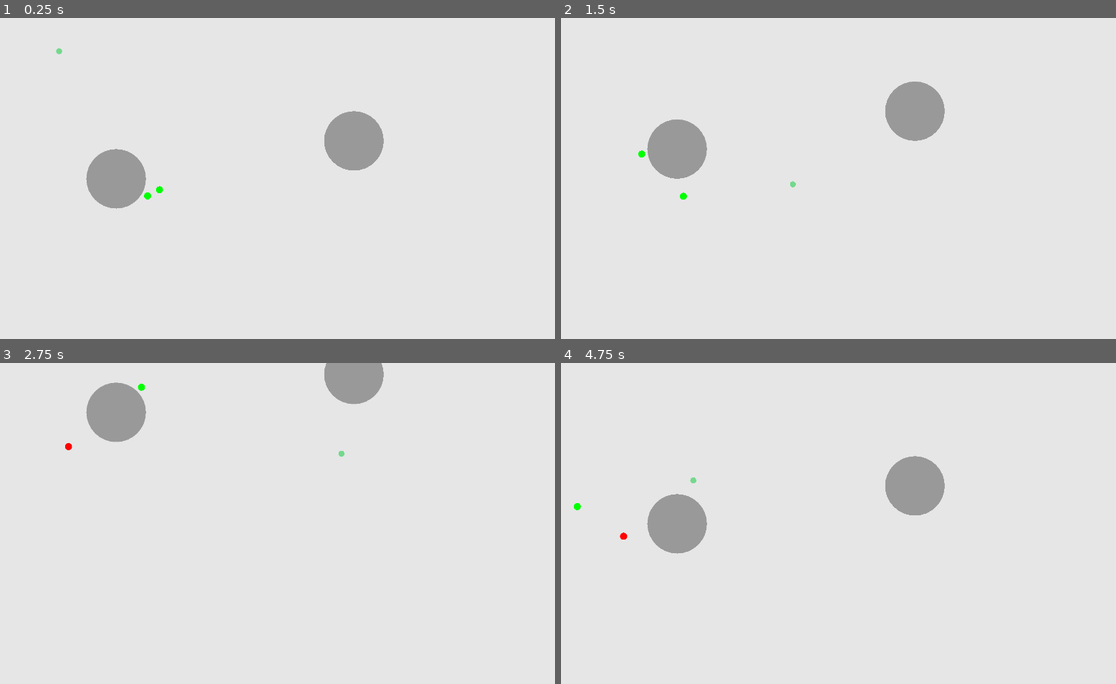
Above: before the commit, frames 1-4 (two rows, left to right).
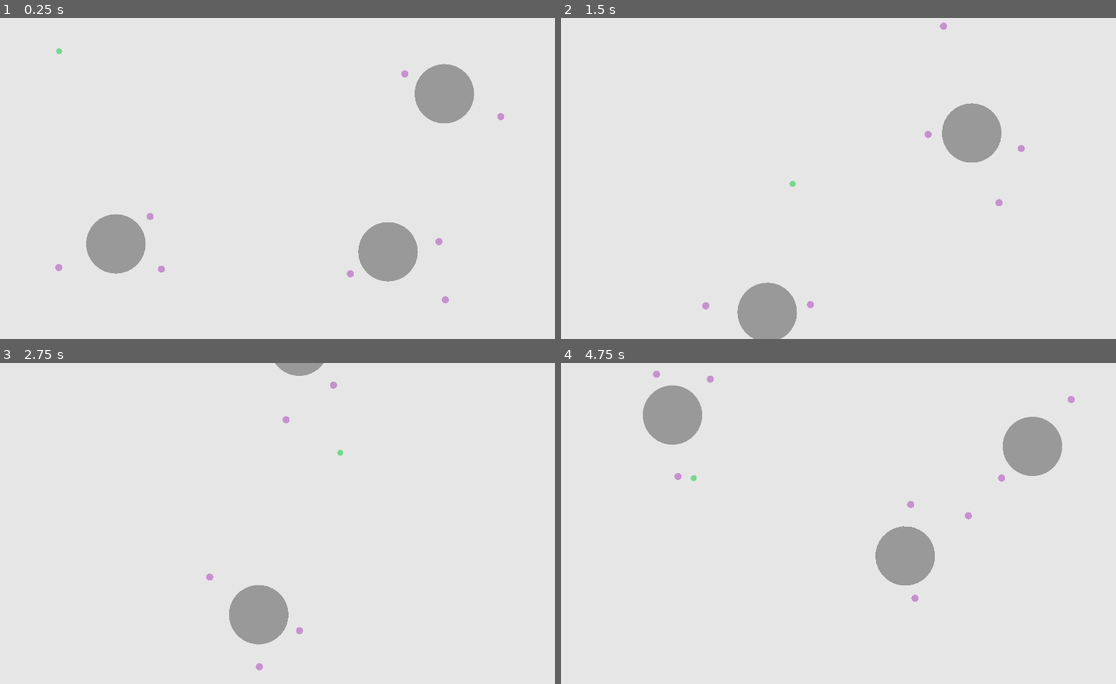
Above: after the commit, the same moments.

Repository: JRileyH/blips
Game: Godot game, scene res://Game.tscn
The game is run twice, just before and just after one commit, with the same random seed, the same clock (stepped at 60 frames per second) and the same inputs.
Inputs (mouse positions are in pixels of both pictures, inside the frame that each line leads up to):
- Up to frame 1 (0.25 s): no input
- Up to frame 2 (1.5 s): move the mouse to (971, 162) at 0.52 s; hold E (rotate_right) 0.53-1.28 s; move the mouse to (733, 194) at 1.27 s; hold S (move_down) from 1.28 s (still down)
- Up to frame 3 (2.75 s): move the mouse to (344, 452) at 2.02 s; release S (move_down) at 2.03 s; hold E (rotate_right) from 2.03 s (still down)
- Up to frame 4 (4.75 s): move the mouse to (816, 587) at 2.77 s; release E (rotate_right) at 2.78 s; hold W (move_up) 2.78-3.53 s; move the mouse to (1016, 571) at 3.52 s; hold Q (rotate_left) from 3.53 s (still down); tap Space (reset) at 4.15 s; move the mouse to (677, 475) at 4.27 s

The runs differ from the first frame. In frame 1, 8.0% of the frame differs, in the area x 9-91%, y 14-89%; in frame 2, 6.4%; in frame 3, 4.7%; in frame 4, 8.0%, in the area x 2-93%, y 2-75%.

Commit message:
got some trasfer code working

Diff:
--- a/Game.gd
+++ b/Game.gd
@@ -1,35 +1,11 @@
 extends Node
 
 var timer: float = 0.0
-onready var planet: Planet = get_node("Planet")
-onready var planet2: Planet = get_node("Planet2")
-onready var blip: Blip = get_node("Planet/Blip")
-onready var blip2: Blip = get_node("Planet/Blip2")
 
 func _ready():
 	# Input.set_mouse_mode(Input.MOUSE_MODE_HIDDEN)
-	blip.attach(planet)
-	blip.angular_velocity = 1
-	blip2.attach(planet)
-	blip2.angular_velocity = 2
 	pass
 
 func _process(delta):
 	timer += delta
-	if timer > 2:
-		timer = 0.0
-		if not blip.orbit:
-			blip.attach(planet)
-		else:
-			blip.detach()
-
-func _input(event):
-	if event.is_action_pressed("rotate_left"):
-		blip.set_distance(-10)
-	elif event.is_action_pressed("rotate_right"):
-		blip.set_distance(10)
-	elif event.is_action_pressed("reset"):
-		if blip2.target == planet:
-			blip2.set_target(planet2)
-		elif blip2.target == planet2:
-			blip2.set_target(planet)
+	pass
--- a/Game.tscn
+++ b/Game.tscn
@@ -1,24 +1,45 @@
 [gd_scene load_steps=5 format=2]
 
 [ext_resource path="res://Game.gd" type="Script" id=1]
-[ext_resource path="res://Inspectables/Planet.tscn" type="PackedScene" id=2]
+[ext_resource path="res://Things/Bloid.tscn" type="PackedScene" id=2]
 [ext_resource path="res://Inspector.tscn" type="PackedScene" id=3]
-[ext_resource path="res://Inspectables/Blip.tscn" type="PackedScene" id=4]
+[ext_resource path="res://Things/Blip.tscn" type="PackedScene" id=4]
 
 [node name="Game" type="Node2D"]
 script = ExtResource( 1 )
 
 [node name="Planet" parent="." instance=ExtResource( 2 )]
-position = Vector2( 392.786, 541.04 )
+position = Vector2( 391.786, 760.04 )
 
 [node name="Blip" parent="Planet" instance=ExtResource( 4 )]
-position = Vector2( 150, 0 )
+position = Vector2( 169.5, 44.5 )
 
 [node name="Blip2" parent="Planet" instance=ExtResource( 4 )]
-position = Vector2( 120, 0 )
+position = Vector2( 88.5, -118 )
+
+[node name="Blip3" parent="Planet" instance=ExtResource( 4 )]
+position = Vector2( -166, 124.5 )
 
 [node name="Planet2" parent="." instance=ExtResource( 2 )]
-position = Vector2( 1190.57, 413.518 )
+position = Vector2( 1494.07, 255.018 )
+
+[node name="Blip" parent="Planet2" instance=ExtResource( 4 )]
+position = Vector2( -145, -32 )
+
+[node name="Blip2" parent="Planet2" instance=ExtResource( 4 )]
+position = Vector2( 202.5, 27.5 )
+
+[node name="Planet3" parent="." instance=ExtResource( 2 )]
+position = Vector2( 1305, 786.5 )
+
+[node name="Blip" parent="Planet3" instance=ExtResource( 4 )]
+position = Vector2( 157, -75.5 )
+
+[node name="Blip2" parent="Planet3" instance=ExtResource( 4 )]
+position = Vector2( -104, 103 )
+
+[node name="Blip3" parent="Planet3" instance=ExtResource( 4 )]
+position = Vector2( 226.5, 109 )
 
 [node name="Inspector" parent="." instance=ExtResource( 3 )]
 position = Vector2( 963, 540 )
--- a/Inspectables/Blip.gd
+++ /dev/null
@@ -1,62 +0,0 @@
-extends Node2D
-class_name Blip
-
-var target: Planet = null
-var orbit: Planet = null
-var angular_velocity: float = 0.0
-var linear_velocity: Vector2 = Vector2.ZERO
-var radius: float = 120.0
-
-func set_distance(amt: float):
-	if not orbit:
-		return
-	angular_velocity *= $BlipBody.position.x
-	$BlipBody.position.x += amt
-	if $BlipBody.position.x == 0:
-		angular_velocity = 1
-		return
-	angular_velocity /= $BlipBody.position.x
-
-func set_target(trg: Planet):
-	print("hey")
-	if orbit and orbit != trg:
-		detach()
-	target = trg
-
-func attach(orb: Planet):
-	target = orb
-	if orbit:
-		return
-	$BlipBody.color = Color(0, 1, 0)
-	orbit = orb
-	var angle = global_position.angle_to_point(orbit.global_position)
-	var distance = global_position.distance_to(orbit.global_position)
-	global_position = orbit.global_position
-	$BlipBody.position.x = distance
-	rotation = angle
-	angular_velocity = linear_velocity.length() / distance if distance != 0 else 0
-
-func detach():
-	if not orbit:
-		return
-	$BlipBody.color = Color(1, 0, 0)
-	var angle = rotation
-	var distance = $BlipBody.position.x
-	var new_position = $BlipBody.global_position
-	rotation = 0
-	$BlipBody.position.x = 0
-	global_position = new_position
-
-	linear_velocity = Vector2.DOWN.rotated(angle) * (angular_velocity * distance)
-	orbit = null
-
-func _ready():
-	pass
-
-func _process(delta):
-	if orbit:
-		rotation += (angular_velocity * delta)
-	else:
-		if target:
-			pass
-		global_position += (linear_velocity * delta)
--- a/Inspectables/Planet.gd
+++ /dev/null
@@ -1,2 +0,0 @@
-extends Inspectable
-class_name Planet
--- a/Inspector.gd
+++ b/Inspector.gd
@@ -22,9 +22,14 @@
 
 func _process(delta):
 	position += get_move_input() * delta * 500
-	"""
 	if Input.is_action_pressed("reset"):
 		rotation = 0.0
 	else:
 		rotation += get_rotation_input() * delta
-	"""
+
+func _input(event):
+	if event is InputEventPanGesture:
+		var new_zoom = $Camera2D.zoom + Vector2(event.delta.y, event.delta.y).normalized() * 0.2
+		if new_zoom.y <= 1 or new_zoom.y >= 10:
+			return
+		$Camera2D.zoom = new_zoom
--- /dev/null
+++ b/Map.gd
@@ -0,0 +1,9 @@
+extends Node2D
+
+
+
+var bloids: Array = []
+var blips: Array = []
+
+func _ready():
+	pass
--- /dev/null
+++ b/Map.tscn
@@ -0,0 +1,6 @@
+[gd_scene load_steps=2 format=2]
+
+[ext_resource path="res://Map.gd" type="Script" id=1]
+
+[node name="Map" type="Node2D"]
+script = ExtResource( 1 )
--- /dev/null
+++ b/Things/Blip.gd
@@ -0,0 +1,85 @@
+extends Node2D
+class_name Blip
+
+var target: Bloid = null
+var orbit: Bloid = null
+var angular_velocity: float = 0.0
+var linear_velocity: float = 0.0
+var linear_direction: Vector2
+
+var traveling: bool = false
+var approach_timer: float = 0.0
+
+signal attach
+signal detach
+signal target
+
+func set_distance(amt: float):
+	if not orbit or amt == 0:
+		return
+	angular_velocity *= $BlipBody.position.x
+	$BlipBody.position.x = amt
+	angular_velocity /= $BlipBody.position.x
+
+func shift_distance(amt: float):
+	set_distance($BlipBody.position.x + amt)
+
+func set_target(trg: Bloid):
+	if orbit and orbit == trg:
+		return
+	emit_signal("target", trg)
+	detach()
+	traveling = true
+	target = trg
+
+func attach(trg: Bloid):
+	if orbit:
+		return
+	emit_signal("attach", trg)
+	target = null
+	orbit = trg
+	var angle = global_position.angle_to_point(orbit.global_position)
+	var distance = global_position.distance_to(orbit.global_position)
+	global_position = orbit.global_position
+	$BlipBody.position.x = distance
+	rotation = angle
+	angular_velocity = linear_velocity / distance if distance != 0 else 0
+
+func detach():
+	if not orbit:
+		return
+	emit_signal("detach", orbit)
+	var angle = rotation
+	var distance = $BlipBody.position.x
+	var new_position = $BlipBody.global_position
+	rotation = 0
+	$BlipBody.position.x = 0
+	global_position = new_position
+	linear_direction = Vector2.DOWN.rotated(angle)
+	linear_velocity =  angular_velocity * distance
+	orbit = null
+
+func _ready():
+	var trg = get_parent()
+	linear_velocity = global_position.distance_to(trg.global_position)
+	attach(trg)
+
+func _process(delta):
+	if orbit:
+		rotation += (angular_velocity * delta)
+	else:
+		if target:
+			var angle = global_position.angle_to_point(target.global_position)
+			var distance = global_position.distance_to(target.global_position)
+			if traveling and distance < 300:
+				traveling = false
+				approach_timer = 0.0
+			if not traveling:
+				approach_timer += delta
+				if approach_timer > 1:
+					attach(target)
+					return
+			var normal = Vector2.LEFT if traveling else Vector2.DOWN
+			linear_direction = linear_direction.linear_interpolate(normal.rotated(angle), 0.01)
+
+		global_position += linear_direction * (linear_velocity * delta)
--- a/Inspectables/Blip.tscn
+++ b/Things/Blip.tscn
@@ -1,7 +1,7 @@
 [gd_scene load_steps=4 format=2]
 
-[ext_resource path="res://Inspectables/Inspectable.gd" type="Script" id=1]
-[ext_resource path="res://Inspectables/Blip.gd" type="Script" id=2]
+[ext_resource path="res://Things/BlipBody.gd" type="Script" id=1]
+[ext_resource path="res://Things/Blip.gd" type="Script" id=2]
 
 [sub_resource type="CircleShape2D" id=1]
 radius = 12.0
@@ -11,7 +11,6 @@
 
 [node name="BlipBody" type="Area2D" parent="."]
 script = ExtResource( 1 )
-radius = 12.0
 color = Color( 0.780392, 0.568627, 0.811765, 1 )
 
 [node name="CollisionShape2D" type="CollisionShape2D" parent="BlipBody"]
--- /dev/null
+++ b/Things/BlipBody.gd
@@ -0,0 +1,13 @@
+extends Node2D
+
+export (float) var radius = 12.0
+export(Color) var color = Color(0.6, 0.6, 0.6)
+
+func _ready():
+	pass # Replace with function body.
+
+func _process(delta):
+	update()
+
+func _draw():
+	draw_circle(Vector2.ZERO, radius, color)
--- a/Inspectables/Inspectable.gd
+++ b/Things/Bloid.gd
@@ -1,14 +1,11 @@
 extends Node2D
-class_name Inspectable
+class_name Bloid
 
 export (float) var radius = 100.0
 export(Color) var color = Color(0.6, 0.6, 0.6)
 
 func _ready():
-	pass # Replace with function body.
-
-func _process(delta):
-	update()
+	pass
 
 func _draw():
 	draw_circle(Vector2.ZERO, radius, color)
--- a/Inspectables/Planet.tscn
+++ b/Things/Bloid.tscn
@@ -1,11 +1,11 @@
 [gd_scene load_steps=3 format=2]
 
-[ext_resource path="res://Inspectables/Planet.gd" type="Script" id=1]
+[ext_resource path="res://Things/Bloid.gd" type="Script" id=1]
 
 [sub_resource type="CircleShape2D" id=1]
 radius = 100.0
 
-[node name="Planet" type="Area2D"]
+[node name="Bloid" type="Area2D"]
 script = ExtResource( 1 )
 
 [node name="Area" type="CollisionShape2D" parent="."]
--- a/project.godot
+++ b/project.godot
@@ -12,22 +12,16 @@
 "base": "Node2D",
 "class": "Blip",
 "language": "GDScript",
-"path": "res://Inspectables/Blip.gd"
+"path": "res://Things/Blip.gd"
 }, {
 "base": "Node2D",
-"class": "Inspectable",
+"class": "Bloid",
 "language": "GDScript",
-"path": "res://Inspectables/Inspectable.gd"
-}, {
-"base": "Inspectable",
-"class": "Planet",
-"language": "GDScript",
-"path": "res://Inspectables/Planet.gd"
+"path": "res://Things/Bloid.gd"
 } ]
 _global_script_class_icons={
 "Blip": "",
-"Inspectable": "",
-"Planet": ""
+"Bloid": ""
 }
 
 [application]
@@ -79,6 +73,16 @@
 "events": [ Object(InputEventKey,"resource_local_to_scene":false,"resource_name":"","device":0,"alt":false,"shift":false,"control":false,"meta":false,"command":false,"pressed":false,"scancode":32,"unicode":0,"echo":false,"script":null)
  ]
 }
+zoom_in={
+"deadzone": 0.5,
+"events": [ Object(InputEventMouseButton,"resource_local_to_scene":false,"resource_name":"","device":0,"alt":false,"shift":false,"control":false,"meta":false,"command":false,"button_mask":0,"position":Vector2( 0, 0 ),"global_position":Vector2( 0, 0 ),"factor":1.0,"button_index":4,"pressed":false,"doubleclick":false,"script":null)
+ ]
+}
+zoom_out={
+"deadzone": 0.5,
+"events": [ Object(InputEventMouseButton,"resource_local_to_scene":false,"resource_name":"","device":0,"alt":false,"shift":false,"control":false,"meta":false,"command":false,"button_mask":0,"position":Vector2( 0, 0 ),"global_position":Vector2( 0, 0 ),"factor":1.0,"button_index":5,"pressed":false,"doubleclick":false,"script":null)
+ ]
+}
 
 [rendering]
 
